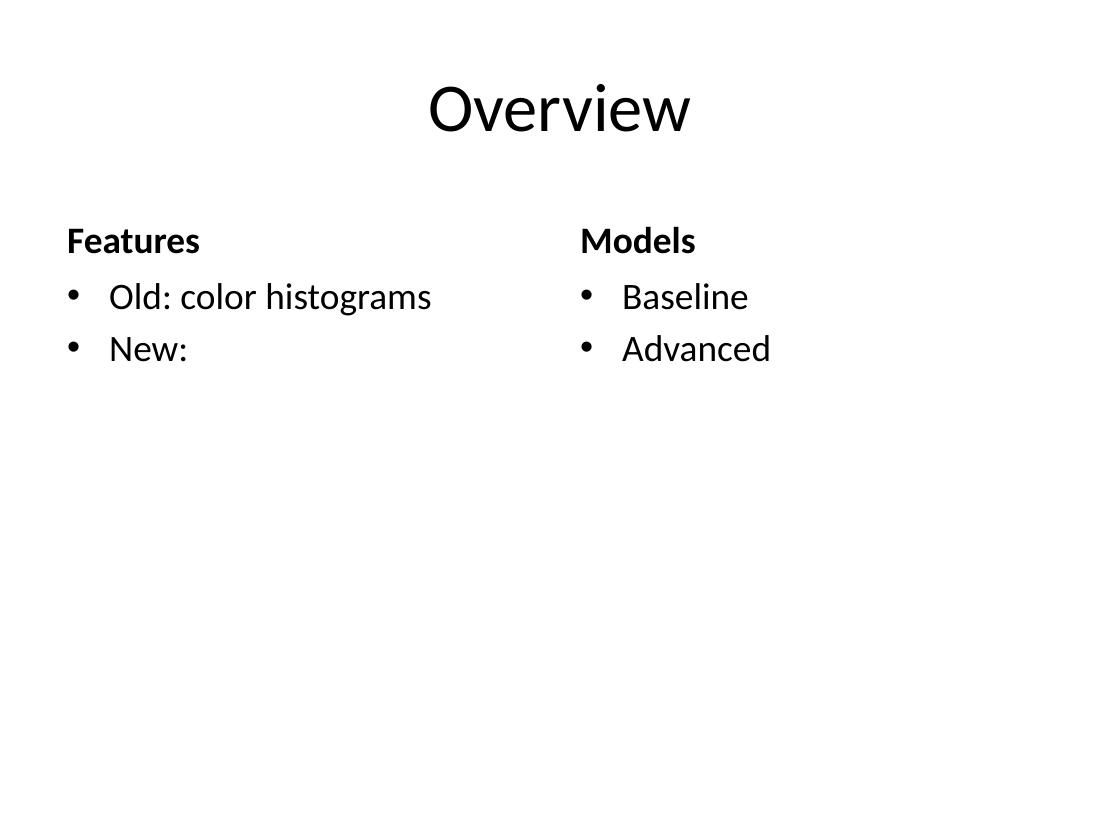
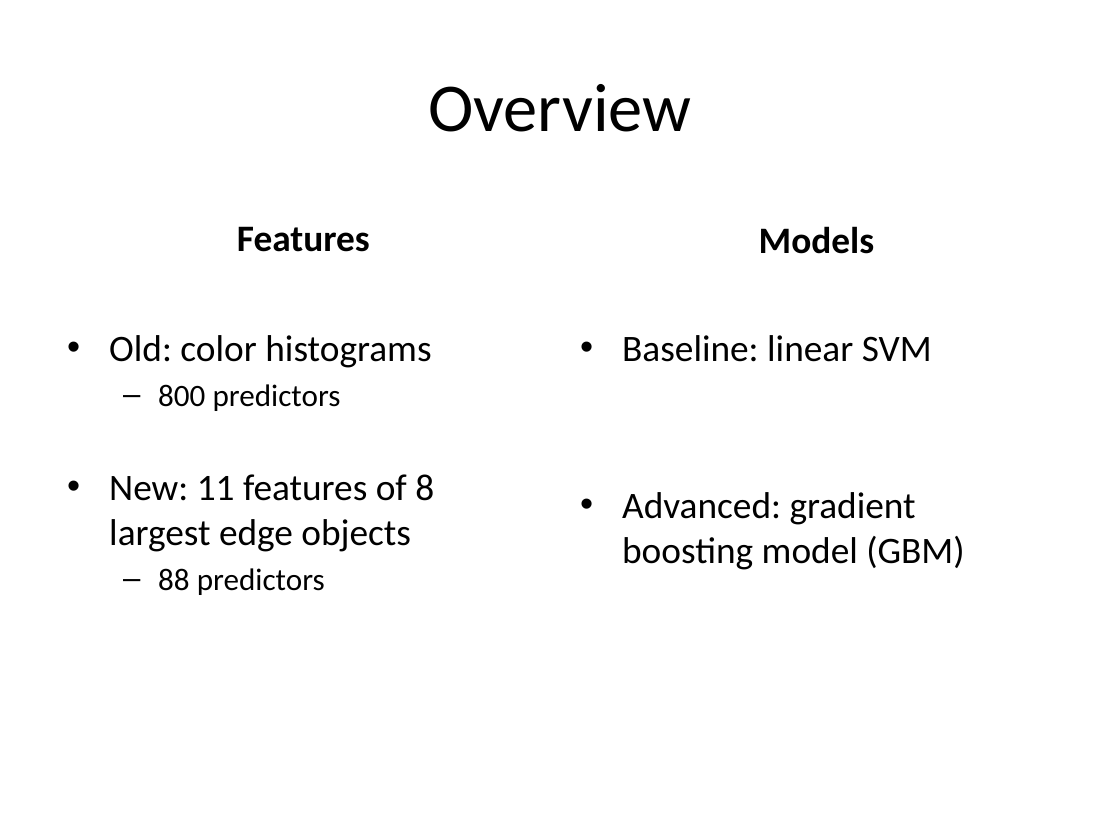
Before and after one commit to yueshengu/Predict-cats-and-dogs, a slide deck: slide 2 of cats and dogs.pptx. Drawn at 1120x840 pixels with LibreOffice and Linux fonts; fonts in the diff are those of the drawing. Boxes give left, top, right and bottom in pixels: in the first picture for what was removed or moved away, otherwise in the second. Text is boxed around its words. In the diff, an @@ line names an element or a change of style, - is before the commit and + after.

```diff
--- a/cats and dogs.pptx
+++ b/cats and dogs.pptx
@@ text "Features" at [237,226,370,252]: alignment left to centre @@
@@ text "Models" at [759,226,875,254]: alignment left to centre @@
@@ text at [622,335,964,570]: text changed @@
-• Baseline
-• Advanced
+• Baseline: linear SVM
+• Advanced: gradient boosting model (GBM)
@@ text at [109,384,434,595]: text changed @@
-• New:
+  – 800 predictors
+• New: 11 features of 8 largest edge objects
+  – 88 predictors
```
Also in this commit, not shown: 7 slides added, 1 other file.
